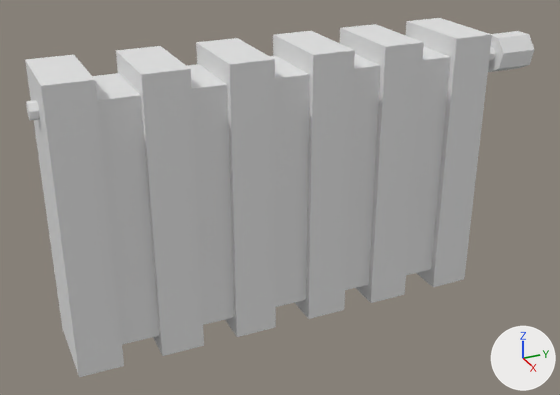
The FBX model Assets/Models/Radiator.fbx: old version first, new version second.
Rendered twice from a 50 mm lens placed at (4.71, -0.66, 2.24), pointed at (-0.06, 1.48, -0.15). The axes (+X, +Y, +Z) are drawn at lower right. The lights are the same throughout.

The first picture shows 'Heater', 'Pipes', 'Thermostat'.
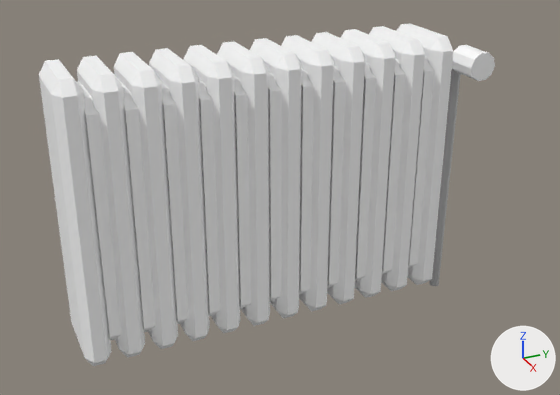
Boxes [x1, y1, x2, y2] around the edits, measured in the pictures (560 x 395 px):
'Heater', reshaped, rescaled
    before: [25, 18, 492, 377]
    after: [39, 24, 495, 366]
'Thermostat', deleted
    before: [488, 31, 534, 72]
'Pipes', deleted
    before: [26, 46, 496, 121]
part 1 of me_cube_016, added
    after: [452, 45, 495, 81]
part 2 of me_cube_016, rebuilt
    before: [406, 18, 492, 287]
    after: [281, 35, 334, 312]
part 3 of me_cube_016, rebuilt
    before: [187, 64, 234, 325]
    after: [114, 52, 178, 349]
part 4 of me_cube_016, rebuilt (30% narrower)
    before: [273, 31, 355, 319]
    after: [183, 45, 240, 333]
part 5 of me_cube_016, rebuilt (26% narrower)
    before: [25, 55, 124, 377]
    after: [39, 59, 112, 366]
part 6 of me_cube_016, rebuilt (23% narrower)
    before: [196, 38, 276, 337]
    after: [149, 48, 210, 341]
part 7 of me_cube_016, rebuilt
    before: [406, 47, 451, 275]
    after: [299, 69, 314, 295]
part 8 of me_cube_016, rebuilt (32% narrower)
    before: [92, 73, 159, 344]
    after: [76, 81, 121, 340]
part 9 of me_cube_016, rebuilt
    before: [270, 56, 310, 307]
    after: [199, 79, 220, 316]
part 10 of me_cube_016, rebuilt (38% narrower)
    before: [340, 24, 424, 303]
    after: [250, 38, 302, 319]
part 11 of me_cube_016, rebuilt
    before: [116, 46, 204, 356]
    after: [116, 77, 156, 332]
part 12 of me_cube_016, rebuilt
    before: [345, 54, 381, 290]
    after: [217, 41, 270, 326]
part 13 of me_cube_016, added
    after: [234, 24, 461, 309]
part 14 of me_cube_016, added
    after: [77, 56, 188, 358]

Diff of the bpy script that builds the scene:
```diff
--- a/Assets/Models/Radiator.fbx.py
+++ b/Assets/Models/Radiator.fbx.py
@@ me_cube_016 @@
-me_cube_016.from_pydata(...)  # 88 vertices, 56 faces; spans x -0.32..0.32, y -0.15..2.96, z -1.0..1.0
+me_cube_016.from_pydata(...)  # 524 vertices, 433 faces; spans x -0.32..0.32, y -0.15..5.02, z -1.2..1.0
+# me_cube_016 part 1: a new loose piece, a 10-sided cylinder along x spanning x 0.05..0.31, y 4.67..5.02, z 0.67..0.87, in mat_material (picture img_burger_colorpallette_png)
+# me_cube_016 part 2: the loose piece of 8 vertices spanning x -0.32..0.32, y 2.66..2.96, z -1.0..1.0 is rebuilt with 24 vertices and now spans x -0.32..0.32, y 2.59..2.89, z -1.0..1.0, in mat_material (picture img_burger_colorpallette_png)
+# me_cube_016 part 3: the loose piece of 8 vertices spanning x -0.27..0.27, y 0.71..1.02, z -0.86..0.86 is rebuilt with 24 vertices and now spans x -0.32..0.32, y 0.63..0.94, z -1.0..1.0, in mat_material (picture img_burger_colorpallette_png)
+# me_cube_016 part 4: the loose piece of 8 vertices spanning x -0.32..0.32, y 1.55..1.85, z -1.0..1.0 is rebuilt with 24 vertices and now spans x -0.32..0.32, y 1.41..1.72, z -1.0..1.0, in mat_material (picture img_burger_colorpallette_png)
+# me_cube_016 part 5: the loose piece of 8 vertices spanning x -0.32..0.32, y -0.15..0.15, z -1.0..1.0 is rebuilt with 24 vertices and now spans x -0.32..0.32, y -0.15..0.15, z -1.0..1.0, in mat_material (picture img_burger_colorpallette_png)
+# me_cube_016 part 6: the loose piece of 8 vertices spanning x -0.32..0.32, y 0.97..1.28, z -1.0..1.0 is rebuilt with 24 vertices and now spans x -0.32..0.32, y 1.02..1.33, z -1.0..1.0, in mat_material (picture img_burger_colorpallette_png)
+# me_cube_016 part 7: the loose piece of 8 vertices spanning x -0.27..0.27, y 2.38..2.68, z -0.86..0.86 is rebuilt with 16 vertices and now spans x -0.27..0.27, y 2.49..2.64, z -0.86..0.86, in mat_material (picture img_burger_colorpallette_png)
+# me_cube_016 part 8: the loose piece of 8 vertices spanning x -0.27..0.27, y 0.14..0.44, z -0.86..0.86 is rebuilt with 16 vertices and now spans x -0.27..0.27, y 0.14..0.29, z -0.86..0.86, in mat_material (picture img_burger_colorpallette_png)
+# me_cube_016 part 9: the loose piece of 8 vertices spanning x -0.27..0.27, y 1.27..1.57, z -0.86..0.86 is rebuilt with 16 vertices and now spans x -0.27..0.27, y 1.32..1.46, z -0.86..0.86, in mat_material (picture img_burger_colorpallette_png)
+# me_cube_016 part 10: the loose piece of 8 vertices spanning x -0.32..0.32, y 2.08..2.39, z -1.0..1.0 is rebuilt with 24 vertices and now spans x -0.32..0.32, y 2.2..2.5, z -1.0..1.0, in mat_material (picture img_burger_colorpallette_png)
+# me_cube_016 part 11: the loose piece of 8 vertices spanning x -0.32..0.32, y 0.42..0.72, z -1.0..1.0 is rebuilt with 16 vertices and now spans x -0.27..0.27, y 0.53..0.68, z -0.86..0.86, in mat_material (picture img_burger_colorpallette_png)
+# me_cube_016 part 12: the loose piece of 8 vertices spanning x -0.27..0.27, y 1.84..2.14, z -0.86..0.86 is rebuilt with 24 vertices and now spans x -0.32..0.32, y 1.8..2.11, z -1.0..1.0, in mat_material (picture img_burger_colorpallette_png)
+# me_cube_016 part 13: 232 vertices added at x -0.32..0.32, y 1.71..4.9, z -1.2..1.0
+# me_cube_016 part 14: 40 vertices added at x -0.32..0.32, y 0.24..1.07, z -1.0..1.0
+me_cube_016.materials.append(mat_material)  # picture img_burger_colorpallette_png
@@ ob_thermostat @@
-ob_thermostat = bpy.data.objects.new('Thermostat', me_cylinder)
@@ ob_heater @@
 ob_heater.location = (0.0, 0.0, 0.0)
+ob_heater.scale = (1.0, 0.603, 1.0)
@@ ob_pipes @@
-ob_pipes = bpy.data.objects.new('Pipes', me_cylinder_003)
```
